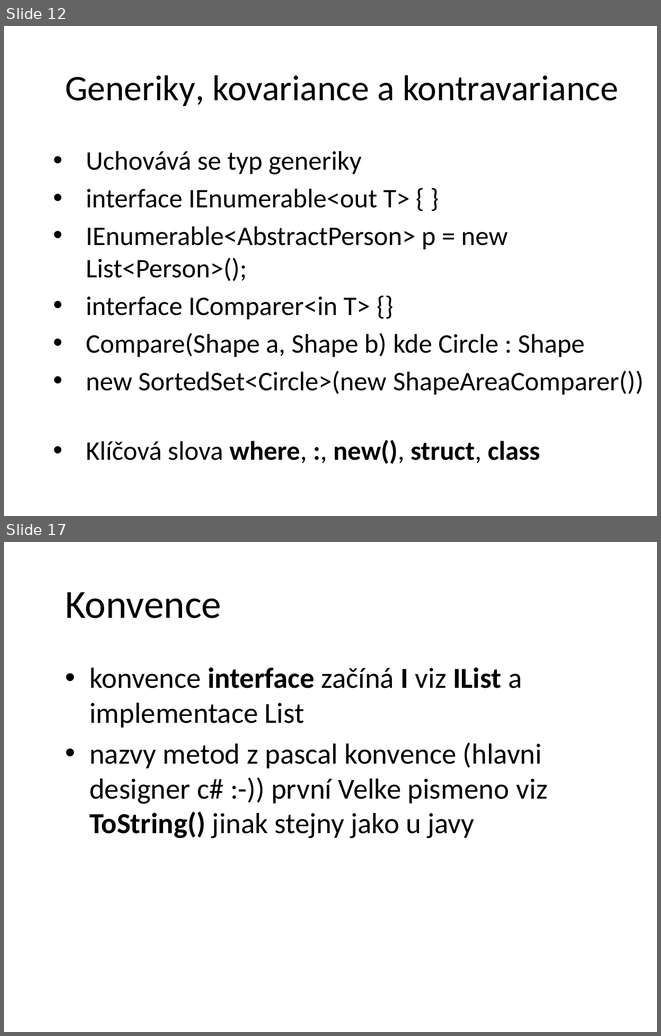
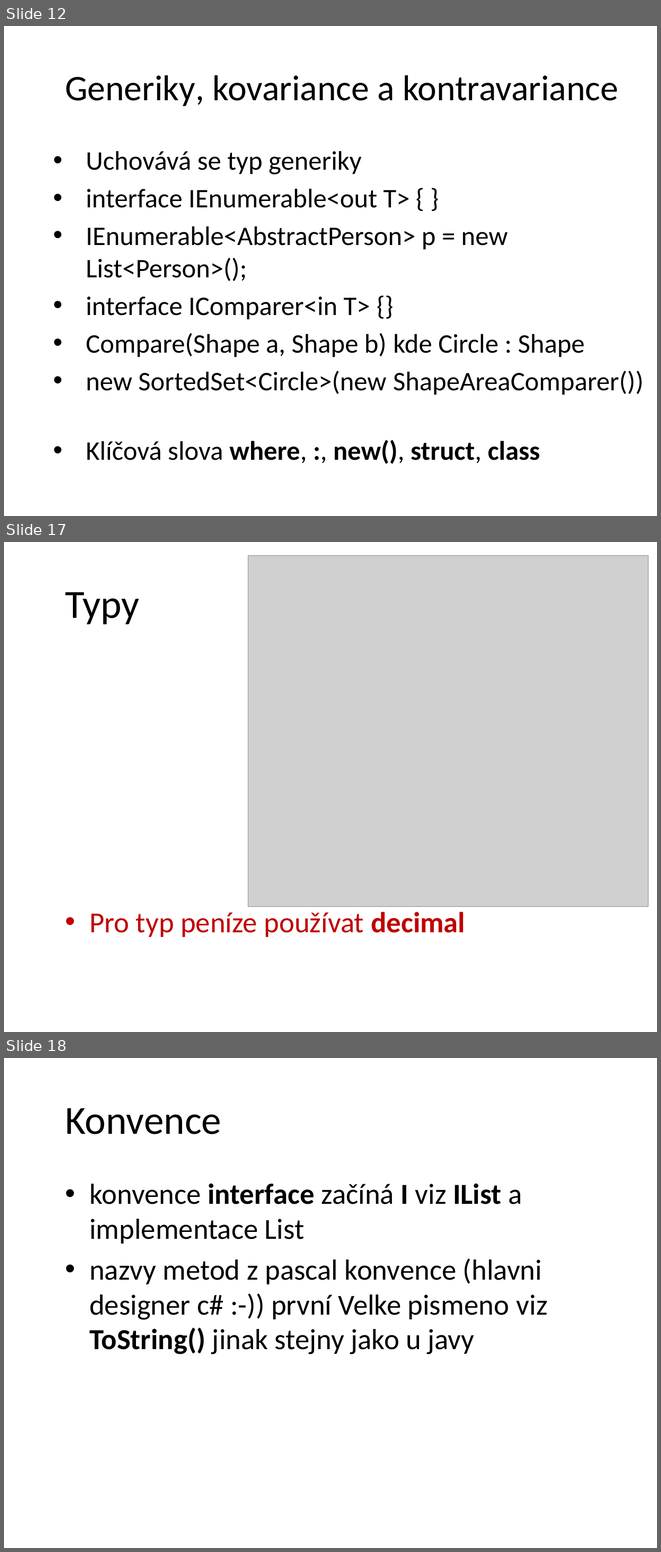
Before and after one commit to petrbalat/Skoleni-Csharp-NET, a slide deck: prezentace.pptx. Shown one above the other, each under a label of ours: slides 12 and 17 before the commit, slides 12, 17 and 18 after it; the slides between them are not shown. The pictures are 661x1036 and 661x1552 pixels, drawn with LibreOffice and Linux fonts; fonts in the diff are those of the drawing; grey boxes stand for pictures; background and template pictures are left out. Boxes give left, top, right and bottom in pixels: in the first picture for what was removed or moved away, otherwise in the second. Text is boxed around its words. In the diff, an @@ line names an element or a change of style, - is before the commit and + after.

```diff
--- a/prezentace.pptx
+++ b/prezentace.pptx
@@ slide 17 added at (x1=4, y1=542, x2=657, y2=1032), background picture (left out) @@
@@ picture added at (x1=248, y1=556, x2=648, y2=907) @@
@@ title added at (x1=65, y1=592, x2=140, y2=624), 44 pt, text #000000 @@
+Typy
@@ text added at (x1=89, y1=911, x2=465, y2=937), 32 pt, text #C00000 @@
+• Pro typ peníze používat decimal
@@ what was slide 17 is now slide 18 @@
```
Also in this commit, not shown: 5 slides changed, 2 other files.
